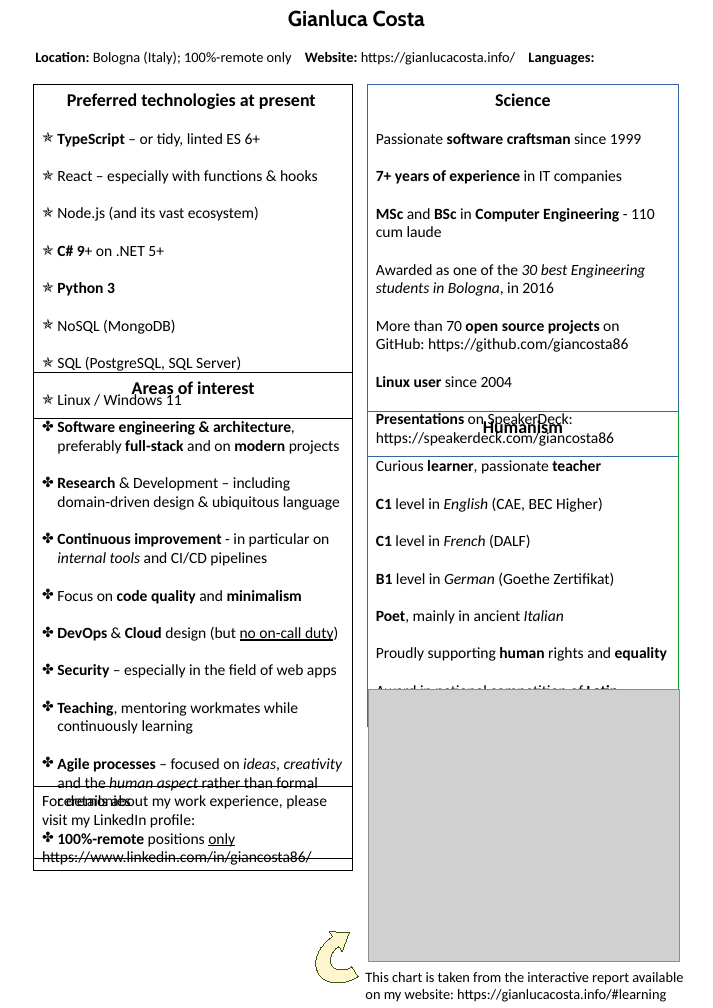
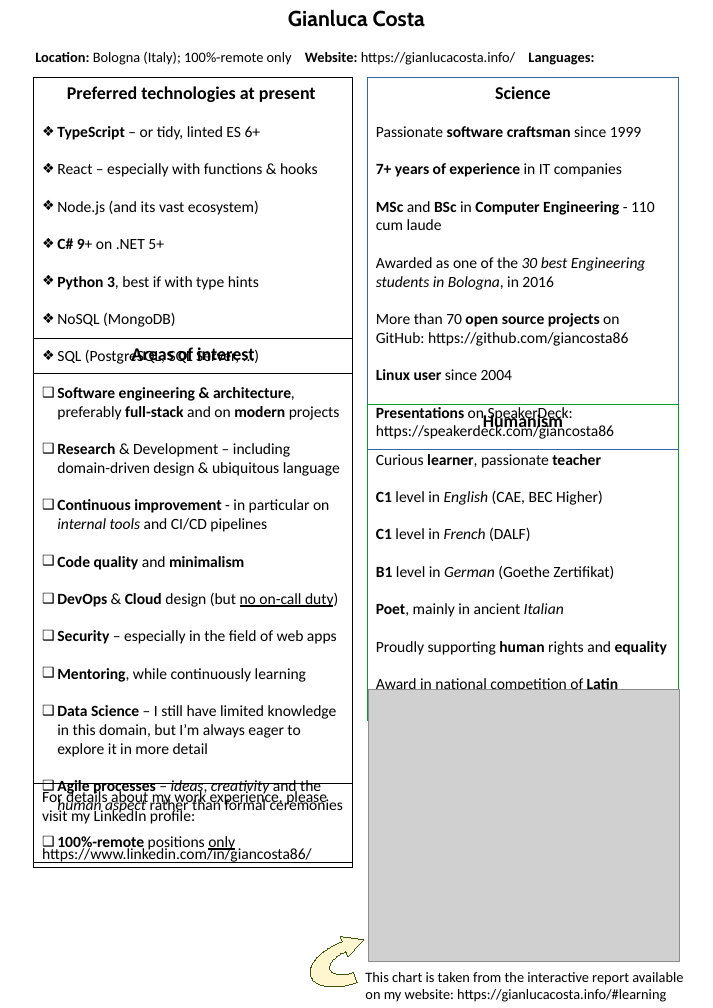
Before and after one commit to giancosta86/giancosta86.github.io, a slide deck: slide 1 of cv_costa_en.odp. Drawn at 713x1008 pixels with LibreOffice and Linux fonts; fonts in the diff are those of the drawing; grey boxes stand for pictures; background and template pictures are left out. Boxes give left, top, right and bottom in pixels: in the first picture for what was removed or moved away, otherwise in the second. Text is boxed around its words. In the diff, an @@ line names an element or a change of style, - is before the commit and + after.

```diff
--- a/cv_costa_en.odp
+++ b/cv_costa_en.odp
@@ rectangle "Preferred technologies at present": place and size @@
-rectangle "Preferred technologies at present" at (34, 84, 353, 419)
+rectangle "Preferred technologies at present" at (34, 78, 353, 374)
@@ text in rectangle at (57, 126, 318, 327): bullet ✯ to ❖ @@
@@ text in rectangle at (57, 276, 259, 290): text changed; bold off @@
-✯ Python 3
+❖ Python 3, best if with type hints
@@ rectangle "Areas of interest": place and size @@
-rectangle "Areas of interest" at (34, 372, 353, 859)
+rectangle "Areas of interest" at (34, 339, 353, 863)
@@ text in rectangle at (57, 348, 239, 364): text changed @@
-✯ SQL (PostgreSQL, SQL Server)
-✯ Linux / Windows 11
+❖ SQL (PostgreSQL, SQL Server, ...)
@@ text in rectangle at (57, 387, 340, 852): bullet ✤ to ❑ @@
@@ 3 rectangles: place and size @@
-3 rectangles at (34, 84, 679, 871)
+3 rectangles at (34, 78, 679, 867)
@@ text in rectangle at (57, 556, 244, 570): text changed @@
-✤ Focus on code quality and minimalism
+❑ Code quality and minimalism
@@ text in rectangle at (57, 668, 343, 814): text changed @@
-✤ Teaching, mentoring workmates while continuously learning
-✤ Agile processes – focused on ideas, creativity and the human aspect rather than formal ceremonies
+❑ Mentoring, while continuously learning
+❑ Data Science – I still have limited knowledge in this domain, but I’m always eager to explore it in more detail
+❑ Agile processes – ideas, creativity and the human aspect rather than formal ceremonies
@@ freeform shape at (303, 928, 395, 997): rotation 237 to 249 degrees; outline redrawn @@
```
Also in this commit, not shown: 1 other file.
